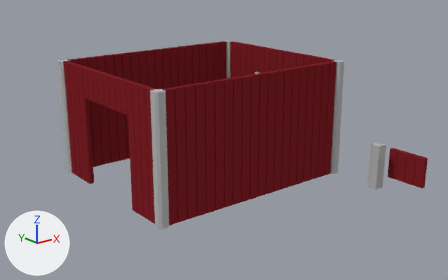
Before and after pictures for a commit that changed the Blender file 3D Objects/World/barn.blend.
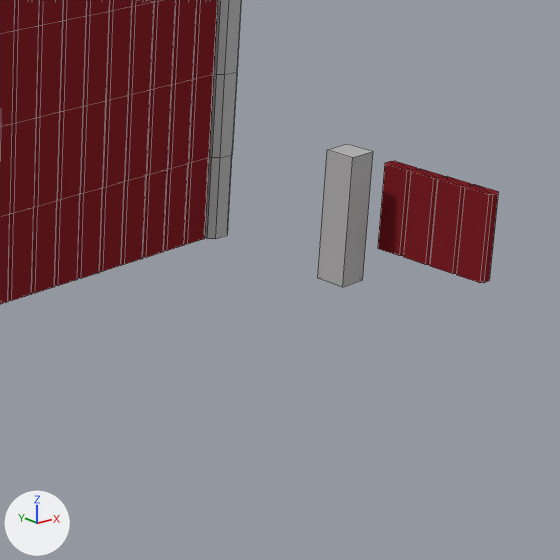
The first picture shows the older version from a 50 mm lens placed at (-93.0, -82.4, 44.1), pointed at (-23.1, 5.0, 9.1). The close-ups show both versions on the part from 59% to 100% of the width and 34% to 100% of the height of that picture; other places that the commit changed are outside them. Lighting does not change. The marker at lower left points along +X, +Y and +Z. The close-ups show mesh edges as thin lines.
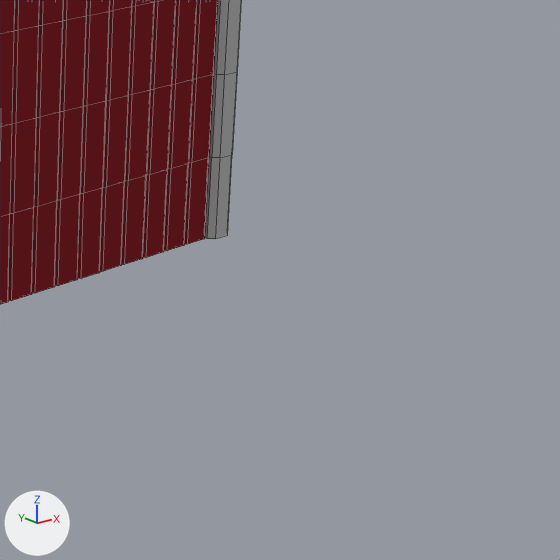
Where the newer file only moved an object's origin or applied its transform, the numbers keep the older frame.

Location of each change, (x1, y1, x2, y2) in pixels of the close-ups (560 x 560 px):
```json
{"object": "Cube", "change": "deleted", "before": [318, 144, 373, 287]}
{"object": "Cube.260", "change": "reshaped, moved, rescaled", "before": [456, 184, 498, 283], "on screen": "not visible afterwards"}
{"object": "Cube.259", "change": "reshaped, moved, rescaled", "before": [429, 176, 470, 274], "on screen": "not visible afterwards"}
{"object": "Cube.258", "change": "mesh rescaled", "before": [403, 169, 443, 265], "on screen": "not visible afterwards"}
{"object": "Cube.257", "change": "reshaped", "before": [378, 161, 416, 256], "on screen": "not visible afterwards"}
```

Scene script edits in JSON lines:
```json
{"block": "me_cube_762", "where": "# used by ob_cube_257; location = (4.0, -14.0, -5.0); scale = (0.5, 1.0, 16.0)"}
{"op": "remove", "block": "me_cube_762", "code": "me_cube_762.from_pydata(...)  # 16 vertices, 14 faces; spans x -1.0..1.0, y -1.0..1.0, z 0.36..0.72"}
{"op": "add", "block": "me_cube_762", "code": "me_cube_762.from_pydata(...)  # 16 vertices, 14 faces; spans x -5.91..-3.91, y 20.0..22.0, z 0.55..0.76"}
{"block": "me_cube_762", "change": "me_cube_762 part 1: 16 vertices removed from x -1.0..1.0, y -1.0..1.0, z 0.36..0.72"}
{"block": "me_cube_763", "where": "me_cube_763.from_pydata(...)  # 16 vertices, 14 faces; spans x -1.0..1.0, y -1.0..1.0, z 0.36..0.72"}
{"block": "me_cube_763", "where": "# used by ob_cube_258; location = (4.0, -16.0, -5.0); scale = (0.5, 1.0, 16.0)"}
{"block": "me_cube_763", "change": "me_cube_763 part 2: the whole mesh is scaled about its middle by (1, 1, 0.571), then moved by (-4.91, 21.0, 0.11)"}
{"block": "me_cube_764", "where": "# used by ob_cube_259; location = (4.0, -18.0, -5.0); scale = (0.5, 1.0, 16.0)"}
{"op": "remove", "block": "me_cube_764", "code": "me_cube_764.from_pydata(...)  # 16 vertices, 14 faces; spans x -1.0..1.0, y -1.0..1.0, z 0.36..0.72"}
{"op": "add", "block": "me_cube_764", "code": "me_cube_764.from_pydata(...)  # 16 vertices, 14 faces; spans x -1.0..1.0, y -1.0..1.0, z -0.18..0.0"}
{"block": "me_cube_764", "change": "me_cube_764 part 3: the whole mesh is rebuilt"}
{"block": "me_cube_765", "where": "# used by ob_cube_260; location = (4.0, -20.0, -5.0); scale = (0.5, 1.0, 16.0)"}
{"op": "remove", "block": "me_cube_765", "code": "me_cube_765.from_pydata(...)  # 16 vertices, 14 faces; spans x -1.0..1.0, y -1.0..1.0, z 0.36..0.72"}
{"op": "remove", "block": "me_cube_765", "code": "me_cube_765.materials.append(mat_wood_001)  # red #812229"}
{"op": "add", "block": "me_cube_765", "code": "me_cube_765.from_pydata(...)  # 12 vertices, 10 faces; spans x 0.5..0.75, y -6.01..-2.56, z -0.21..0.03"}
{"block": "me_cube_765", "change": "me_cube_765 part 4: 16 vertices removed from x -1.0..1.0, y -1.0..1.0, z 0.36..0.72"}
{"op": "add", "block": "me_cube_765", "code": "me_cube_765.materials.append(mat_whitewood)  # grey #b8b8b8"}
{"op": "set", "path": "ob_cube_259.location", "old": "(4.0, -18.0, -5.0)", "new": "(1.55, 3.0, 3.73)"}
{"op": "set", "path": "ob_cube_259.scale", "old": "(0.5, 1.0, 16.0)", "new": "(0.5, 1.0, 18.0)"}
{"op": "set", "path": "ob_cube_260.location", "old": "(4.0, -20.0, -5.0)", "new": "(1.55, 8.01, 3.78)"}
{"op": "set", "path": "ob_cube_260.scale", "old": "(0.5, 1.0, 16.0)", "new": "(1.0, 1.0, 16.0)"}
{"op": "remove", "block": "ob_cube", "code": ["ob_cube = bpy.data.objects.new('Cube', me_cube)", "ob_cube.location = (0.0, -13.0, 8.0)", "ob_cube.scale = (1.0, 1.0, 8.1)"]}
```
